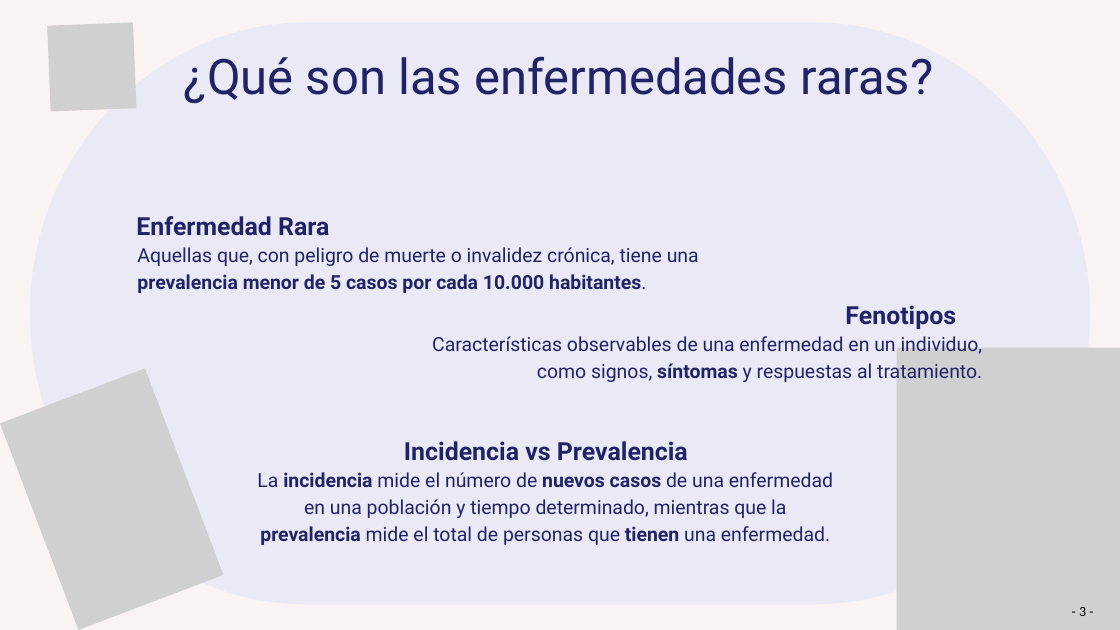
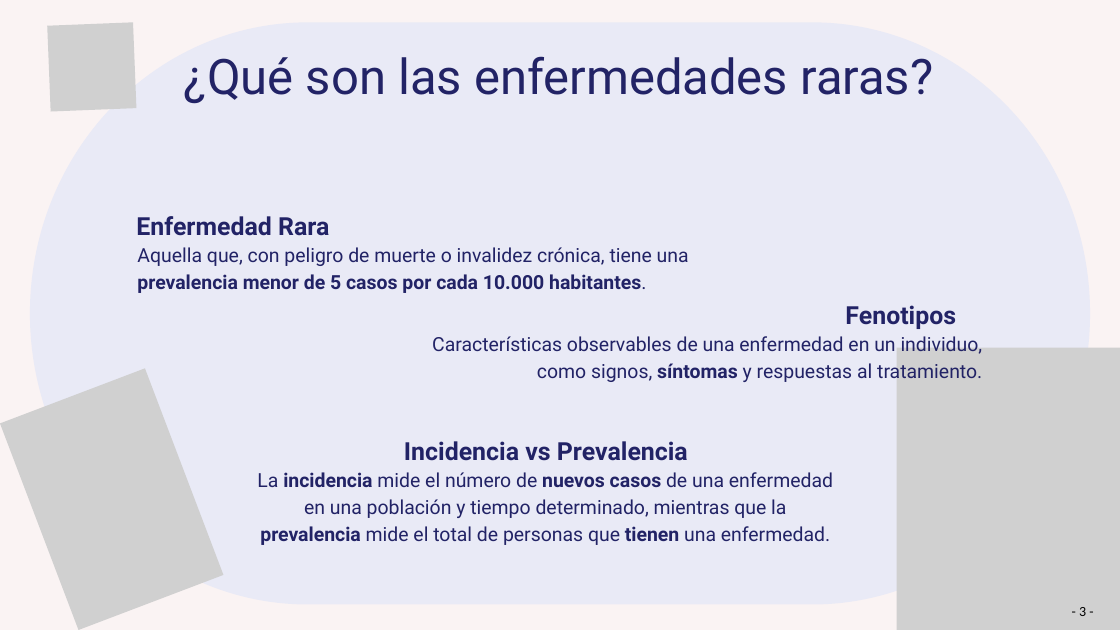
Before and after one commit to Muriburu/ITAcademy, a slide deck: slide 3 of Sprint 10 - Pràctica final/Presentación - Enfermedades raras.pptx. Drawn at 1120x630 pixels with LibreOffice and Linux fonts; fonts in the diff are those of the drawing; grey boxes stand for pictures. Boxes give left, top, right and bottom in pixels: in the first picture for what was removed or moved away, otherwise in the second. Text is boxed around its words. In the diff, an @@ line names an element or a change of style, - is before the commit and + after.

```diff
--- a/Sprint 10 - Pràctica final/Presentación - Enfermedades raras.pptx
+++ b/Sprint 10 - Pràctica final/Presentación - Enfermedades raras.pptx
@@ text at [137, 247, 689, 293]: text changed @@
-Aquellas que, con peligro de muerte o invalidez crónica, tiene una prevalencia menor de 5 casos por cada 10.000 habitantes.
+Aquella que, con peligro de muerte o invalidez crónica, tiene una prevalencia menor de 5 casos por cada 10.000 habitantes.
```
Also in this commit, not shown: 8 other slides changed, 1 slide added, 42 other files.
